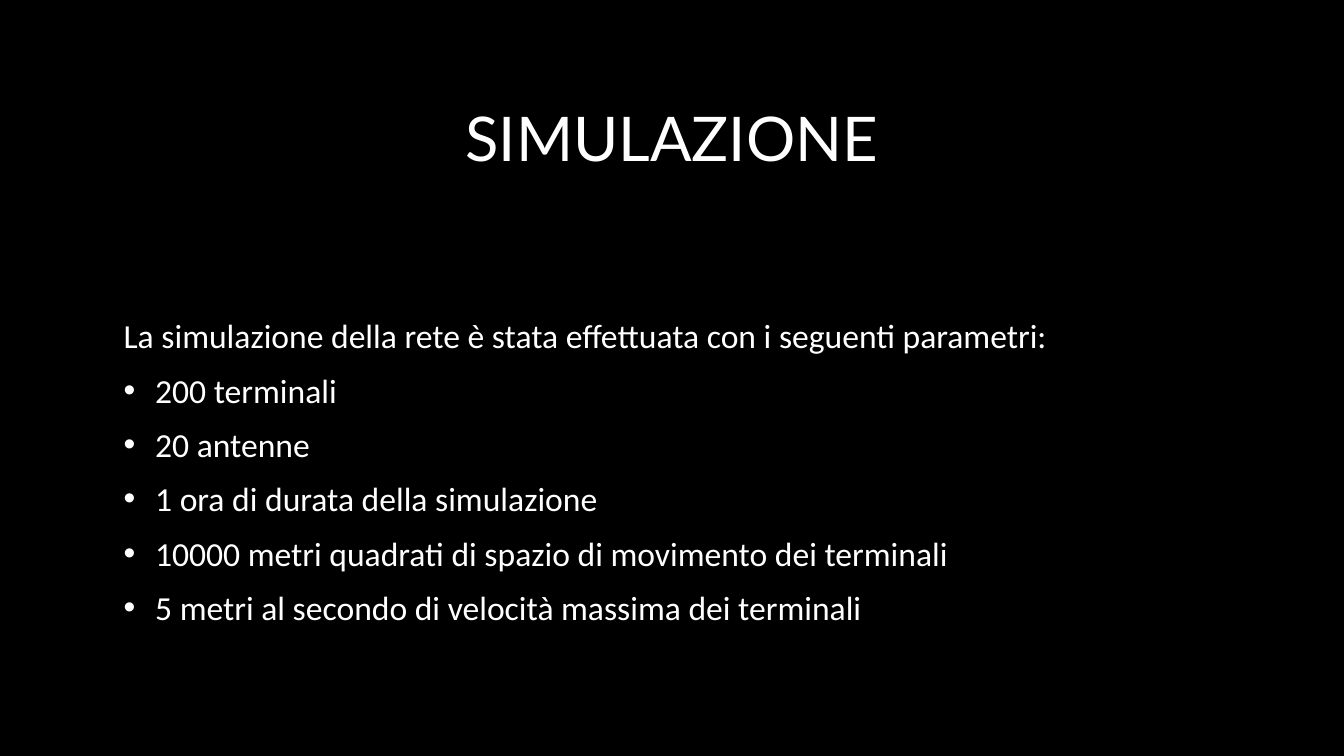
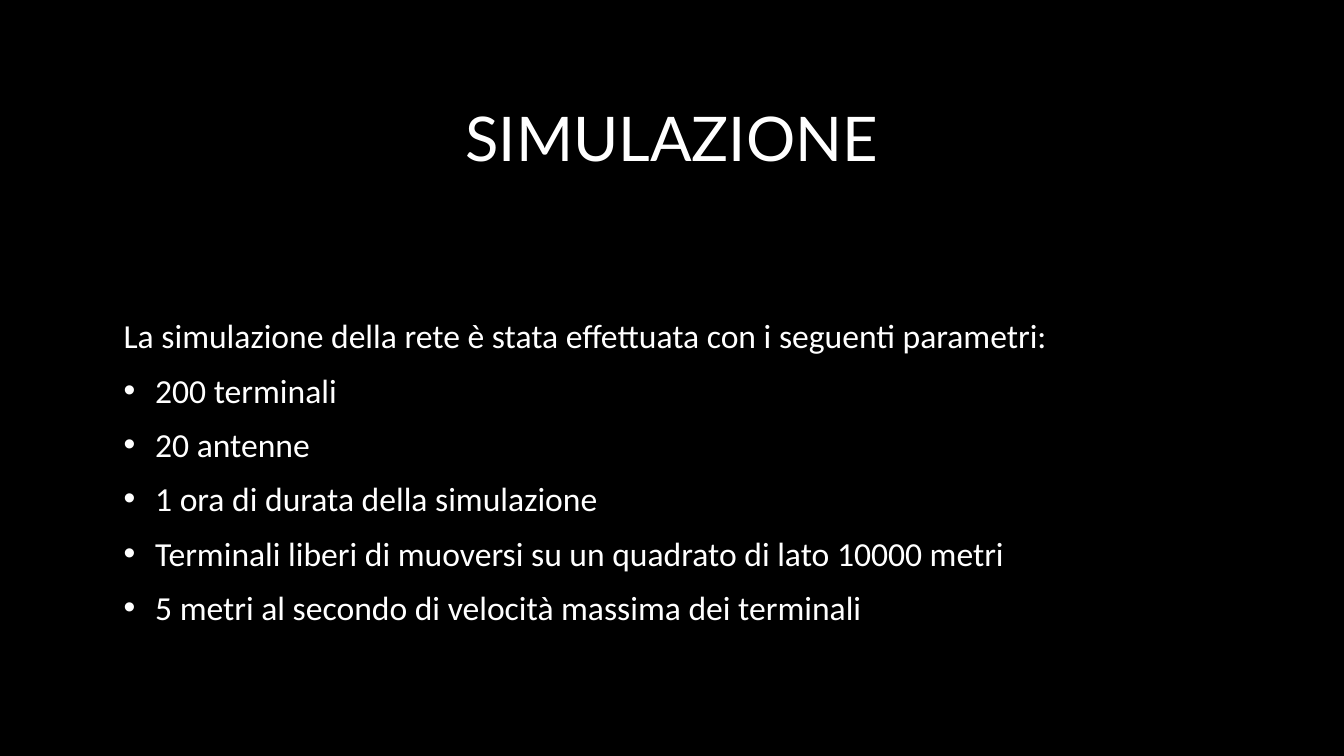
Before and after one commit to IacoSimoncini/dash-ns3, a slide deck: slide 6 of presentazione_ns3.pptx (slide 4 before the commit). Drawn at 1344x756 pixels with LibreOffice and Linux fonts; fonts in the diff are those of the drawing; background and template pictures are left out. Boxes give left, top, right and bottom in pixels: in the first picture for what was removed or moved away, otherwise in the second. Text is boxed around its words. In the diff, an @@ line names an element or a change of style, - is before the commit and + after.

```diff
--- a/presentazione_ns3.pptx
+++ b/presentazione_ns3.pptx
@@ text at <box>155,542,1004,572</box>: text changed @@
-• 10000 metri quadrati di spazio di movimento dei terminali
+• Terminali liberi di muoversi su un quadrato di lato 10000 metri
```
Also in this commit, not shown: 5 other slides changed, 2 slides added.
